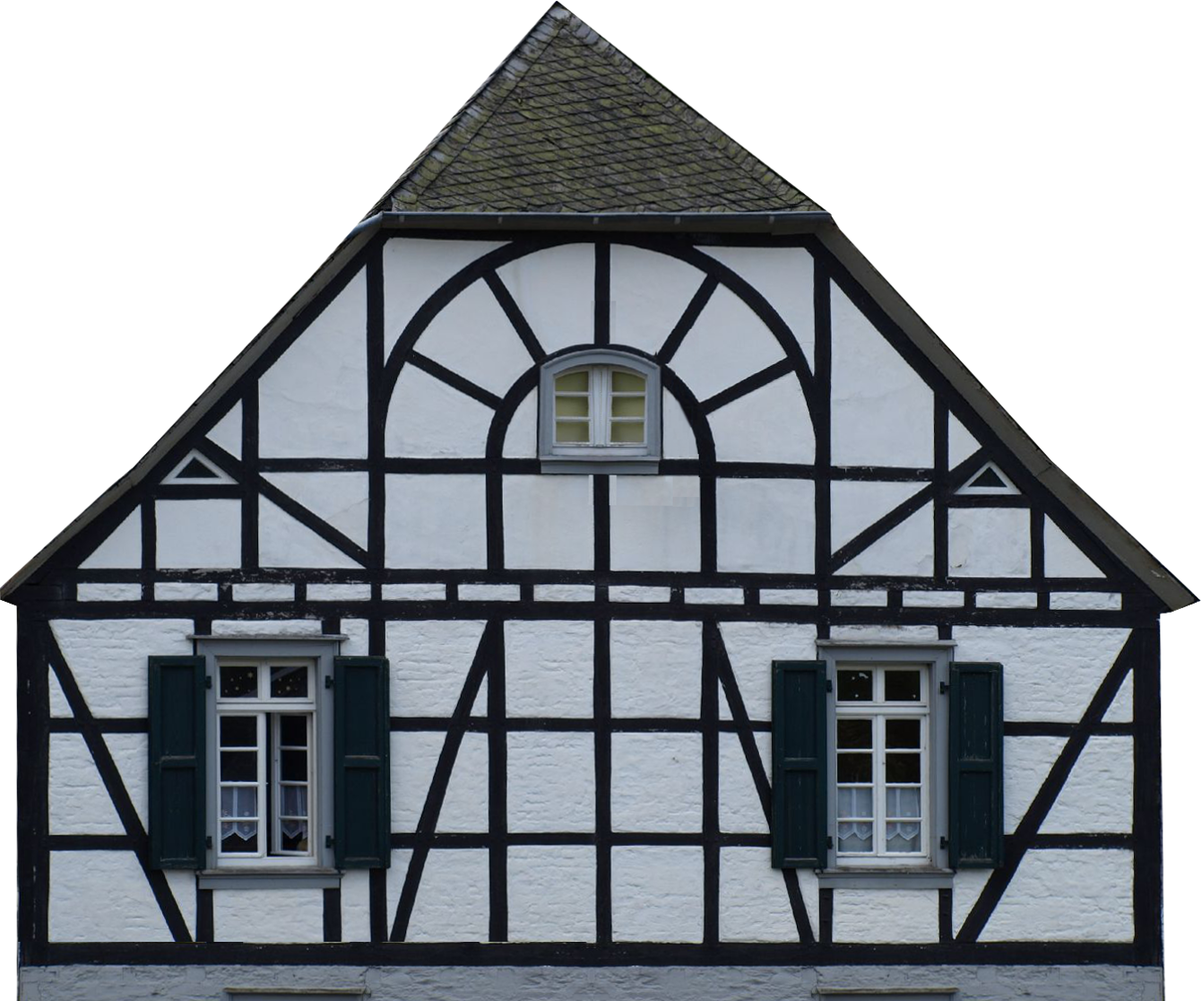
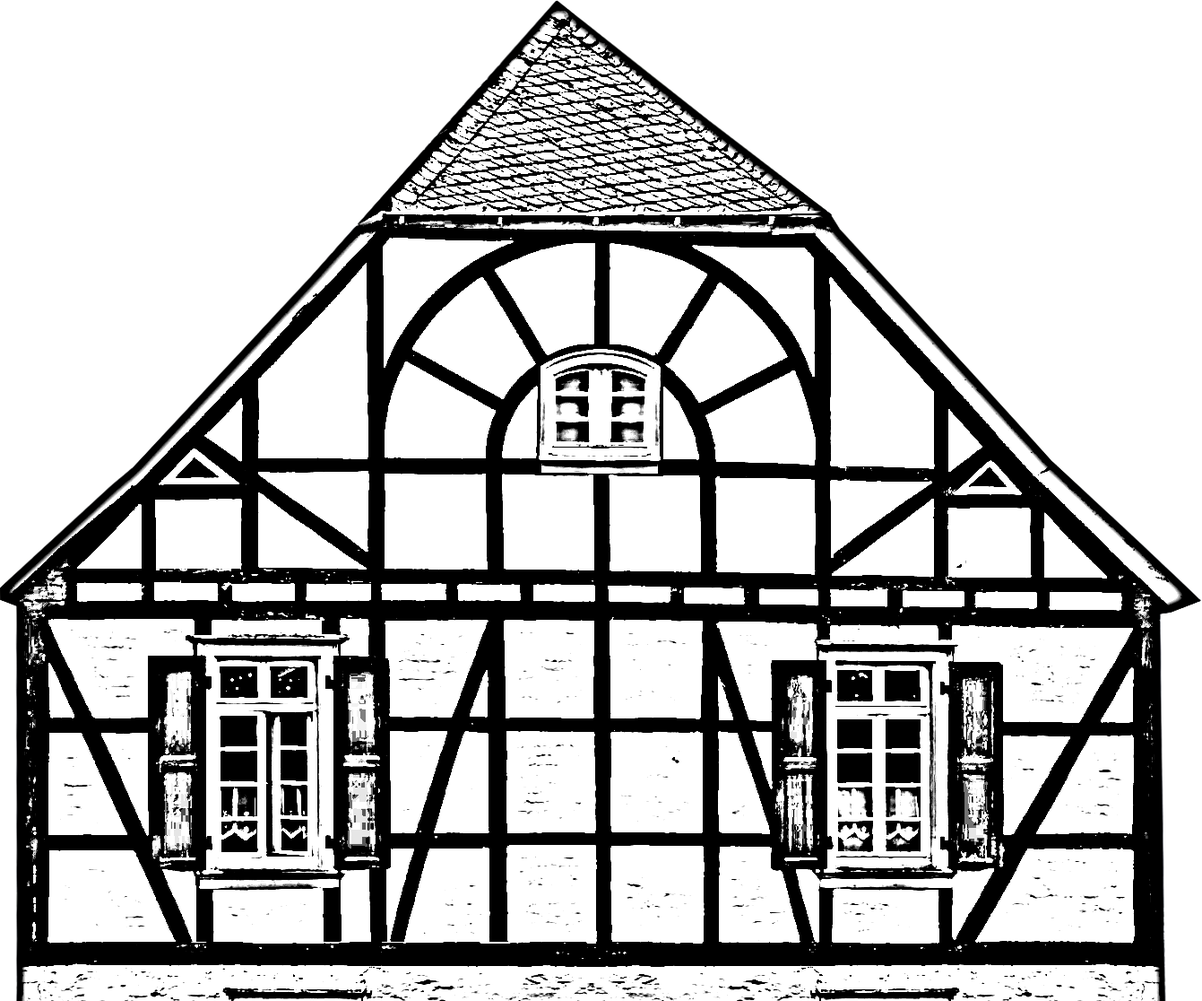
Layers edited between the first and the second 1202×1001 image:
added layer "Drawing" above "Eingefügte Ebene #1" over left=0, top=0, right=1202, bottom=1001
